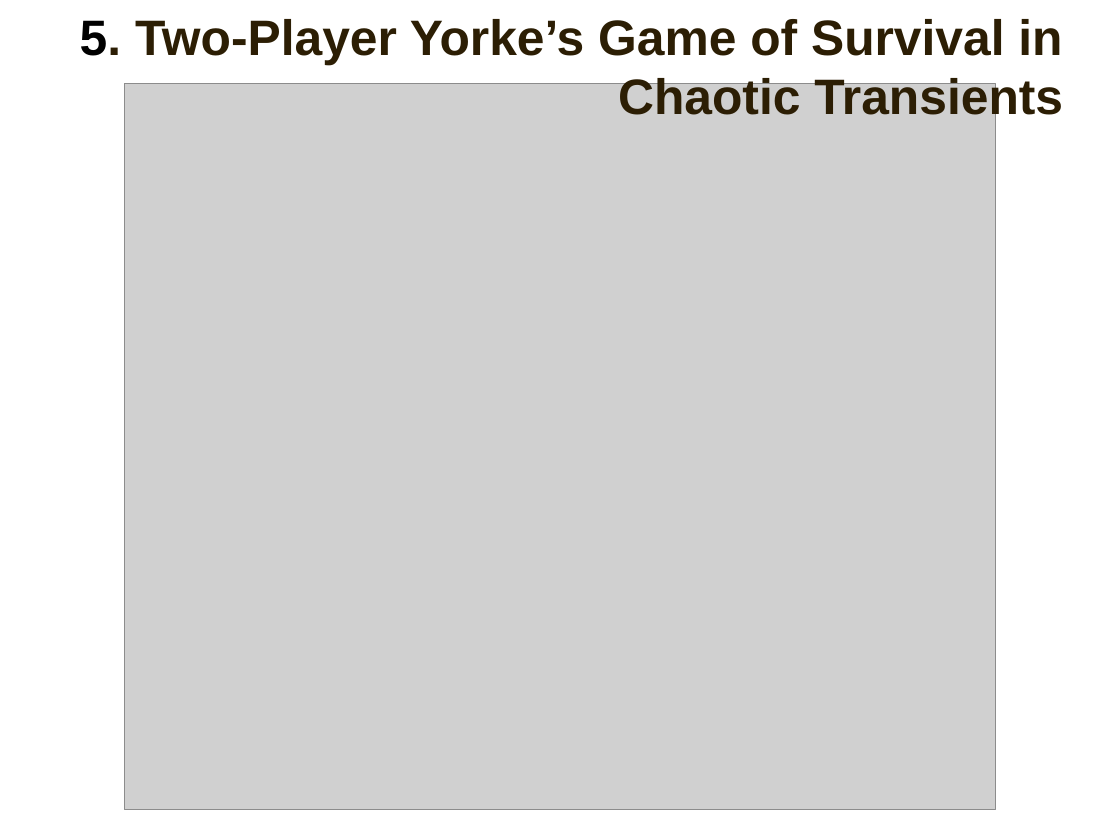
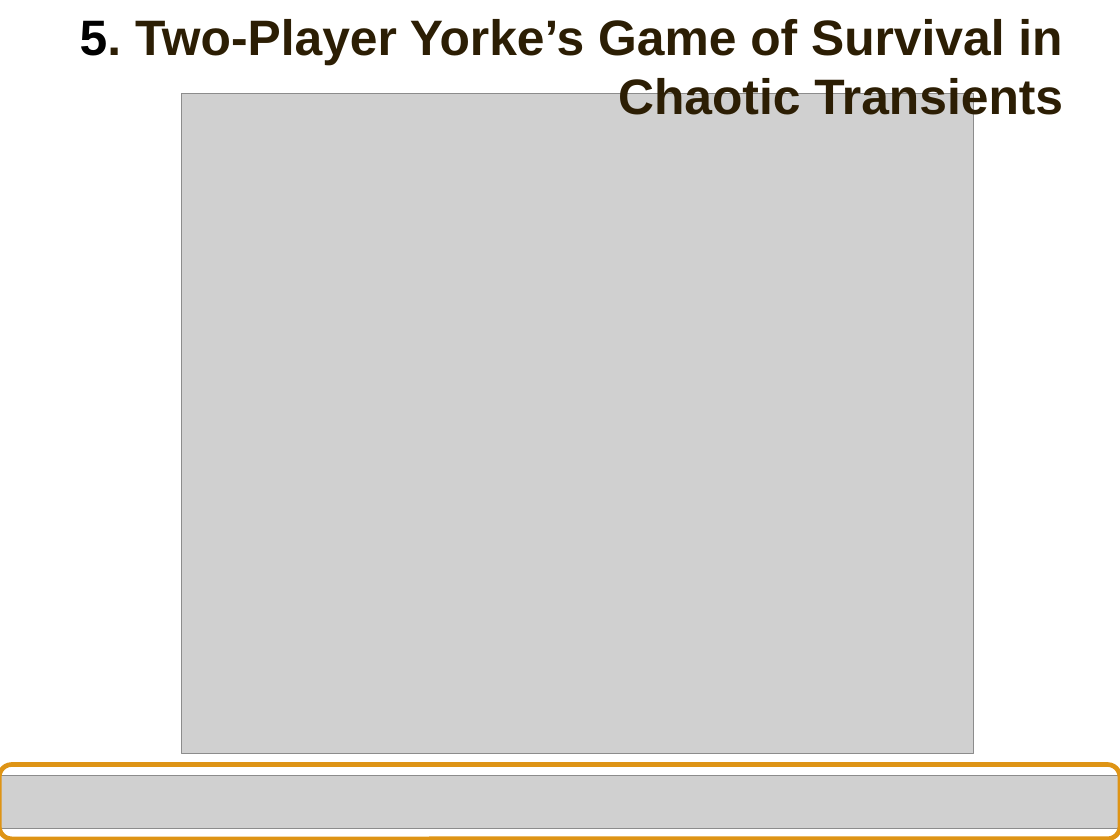
Before and after one commit to gasparalfaro/Tesis-Tesis, a slide deck: slide 27 of Presentacion/Thesis Presentation Gaspar Alfaro.pptx. Drawn at 1120x840 pixels with LibreOffice and Linux fonts; fonts in the diff are those of the drawing; grey boxes stand for pictures. Boxes give left, top, right and bottom in pixels: in the first picture for what was removed or moved away, otherwise in the second. Text is boxed around its words. In the diff, an @@ line names an element or a change of style, - is before the commit and + after.

```diff
--- a/Presentacion/Thesis Presentation Gaspar Alfaro.pptx
+++ b/Presentacion/Thesis Presentation Gaspar Alfaro.pptx
@@ picture: place and size @@
-picture at (124, 84, 996, 810)
+picture at (181, 94, 973, 754)
@@ picture added at (0, 775, 1120, 828) @@
@@ rounded rectangle added at (0, 765, 1120, 839), outline #DE9415 3 pt @@
```
Also in this commit, not shown: 26 other slides changed, 1 slide added.
